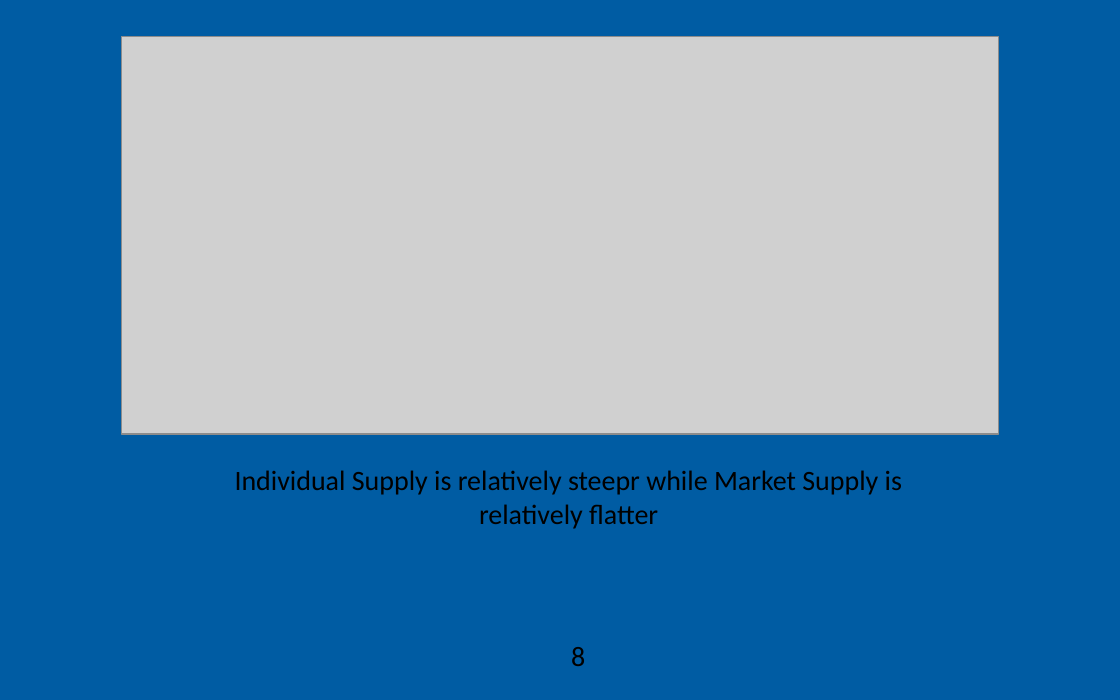
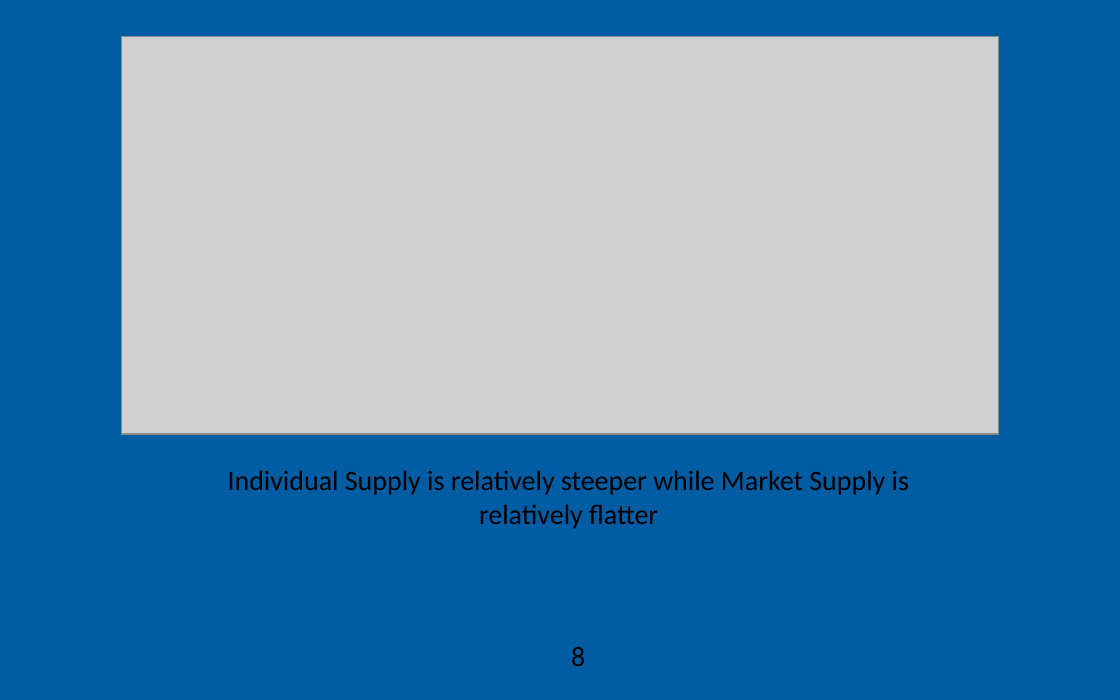
Before and after one commit to AEGDDI/idr305, a slide deck: slide 8 of lectures/L5.pptx. Drawn at 1120x700 pixels with LibreOffice and Linux fonts; fonts in the diff are those of the drawing; grey boxes stand for pictures; background and template pictures are left out. Boxes give left, top, right and bottom in pixels: in the first picture for what was removed or moved away, otherwise in the second. Text is boxed around its words. In the diff, an @@ line names an element or a change of style, - is before the commit and + after.

```diff
--- a/lectures/L5.pptx
+++ b/lectures/L5.pptx
@@ text at [228,470,909,529]: text changed @@
-Individual Supply is relatively steepr while Market Supply is relatively flatter
+Individual Supply is relatively steeper while Market Supply is relatively flatter
```
Also in this commit, not shown: 4 other slides changed, 1 other file.
